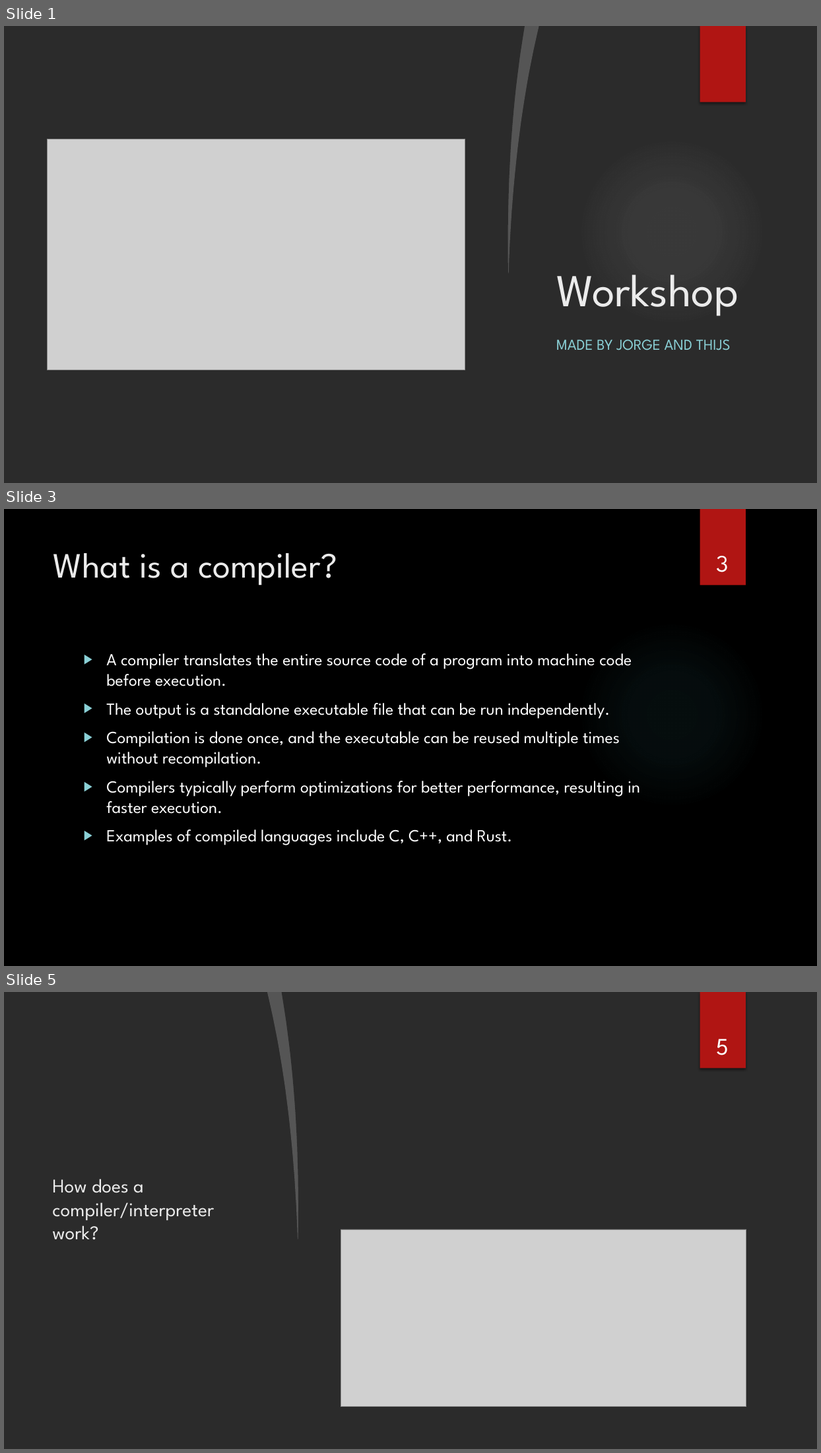
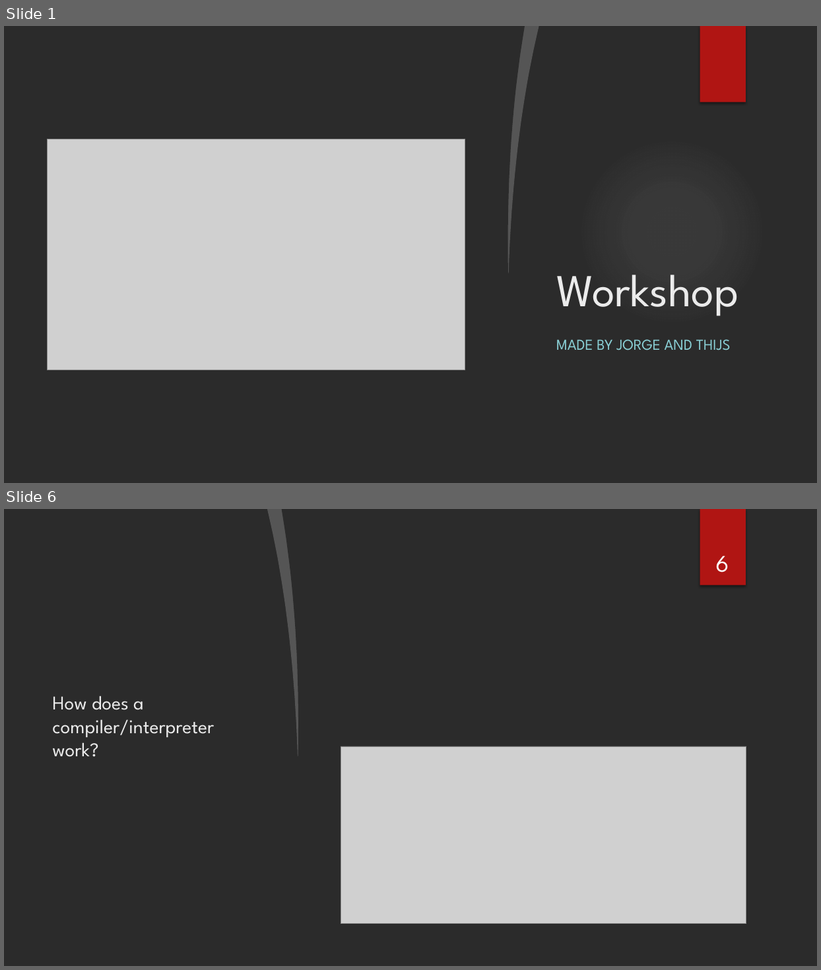
Before and after one commit to sebivenlo/esd-2024-jit-compiler, a slide deck: documents/presentation/presentation jit compiler.pptx. Shown one above the other, each under a label of ours: slides 1, 3 and 5 before the commit, slides 1 and 6 after it; the slides between them are not shown. The pictures are 821x1453 and 821x970 pixels, drawn with LibreOffice and Linux fonts; fonts in the diff are those of the drawing; grey boxes stand for pictures; background and template pictures are left out; a plain dark background stands for a picture behind light text. Boxes give left, top, right and bottom in pixels: in the first picture for what was removed or moved away, otherwise in the second. Text is boxed around its words. In the diff, an @@ line names an element or a change of style, - is before the commit and + after.

```diff
--- a/documents/presentation/presentation jit compiler.pptx
+++ b/documents/presentation/presentation jit compiler.pptx
@@ slide 3 removed at (4,509,817,966), background picture (left out) @@
@@ rectangle removed at (700,509,746,586) @@
@@ title removed at (54,553,337,586) @@
-What is a compiler?
@@ page number removed at (716,556,729,572) @@
-3
@@ ellipse removed at (578,621,766,809) @@
@@ text removed at (106,654,640,846) @@
-▶ A compiler translates the entire source code of a program into machine code before execution.
-▶ The output is a standalone executable file that can be run independently.
-▶ Compilation is done once, and the executable can be reused multiple times without recompilation.
-▶ Compilers typically perform optimizations for better performance, resulting in faster execution.
-▶ Examples of compiled languages include C, C++, and Rust.
@@ what was slide 5 is now slide 6 @@
@@ page number at (716,556,729,572): text changed @@
-5
+6
```
Also in this commit, not shown: 2 slides changed, 4 slides added, 1 other slide removed.
